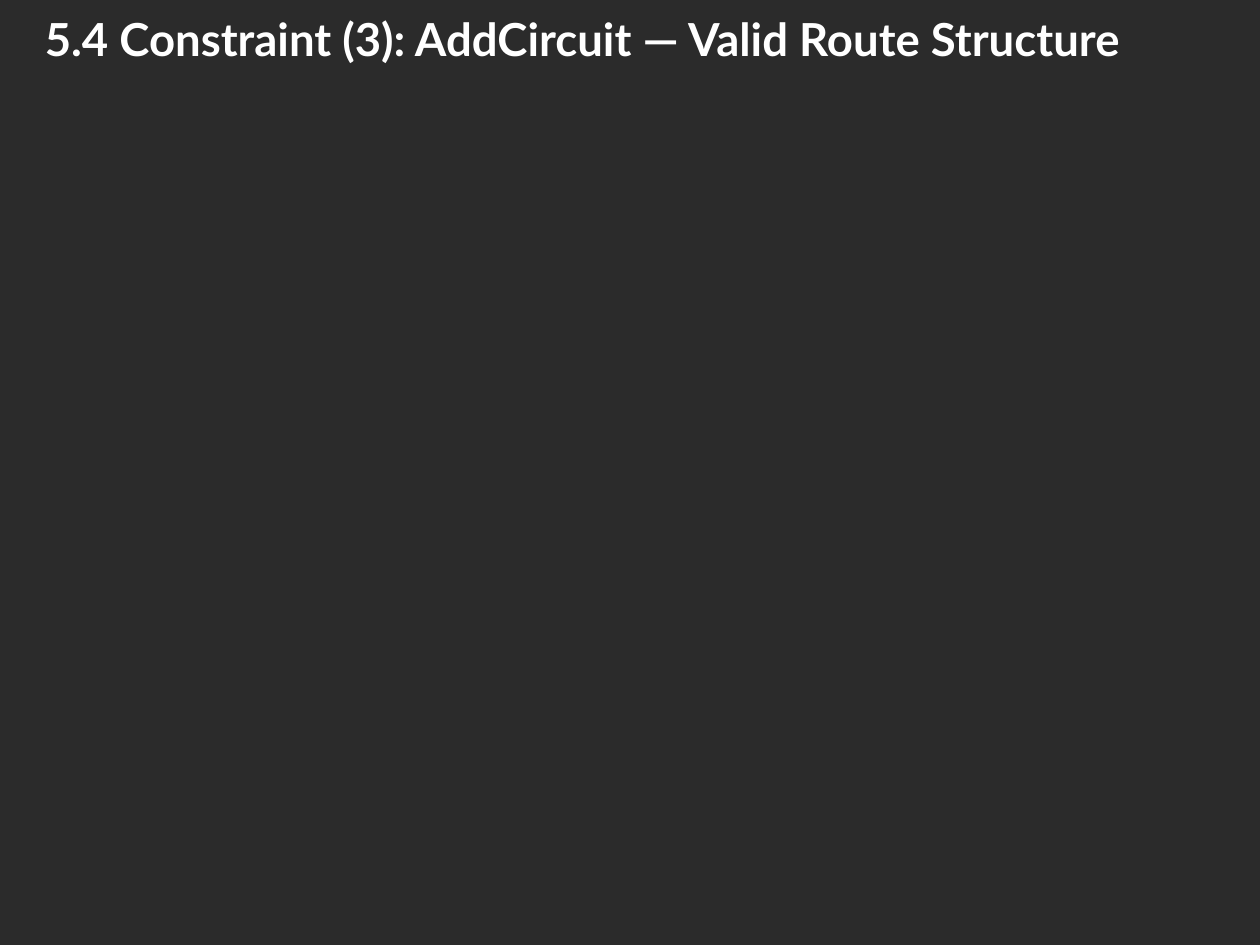
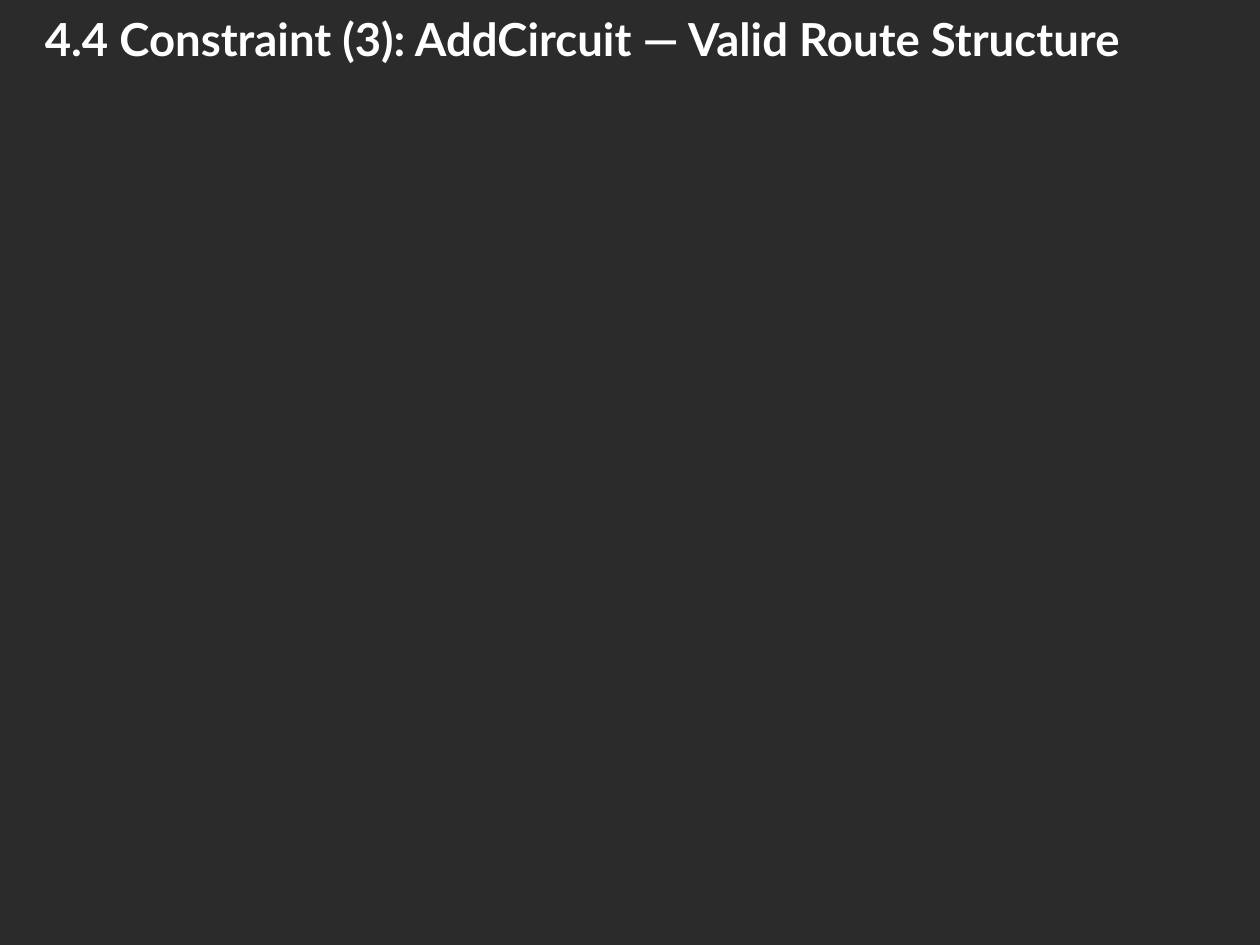
Before and after one commit to meeGit-dpm/167686_Project_Optimization, a slide deck: slide 18 of Report/FundOptG5.pptx (slide 24 before the commit). Drawn at 1260x945 pixels with LibreOffice and Linux fonts; fonts in the diff are those of the drawing; grey boxes stand for pictures; background and template pictures are left out; a plain dark background stands for a picture behind light text. Boxes give left, top, right and bottom in pixels: in the first picture for what was removed or moved away, otherwise in the second. Text is boxed around its words. In the diff, an @@ line names an element or a change of style, - is before the commit and + after.

```diff
--- a/Report/FundOptG5.pptx
+++ b/Report/FundOptG5.pptx
@@ title at (45,20,1120,63): text changed @@
-5.4 Constraint (3): AddCircuit — Valid Route Structure
+4.4 Constraint (3): AddCircuit — Valid Route Structure
```
Also in this commit, not shown: 22 other slides changed, 4 slides removed.
